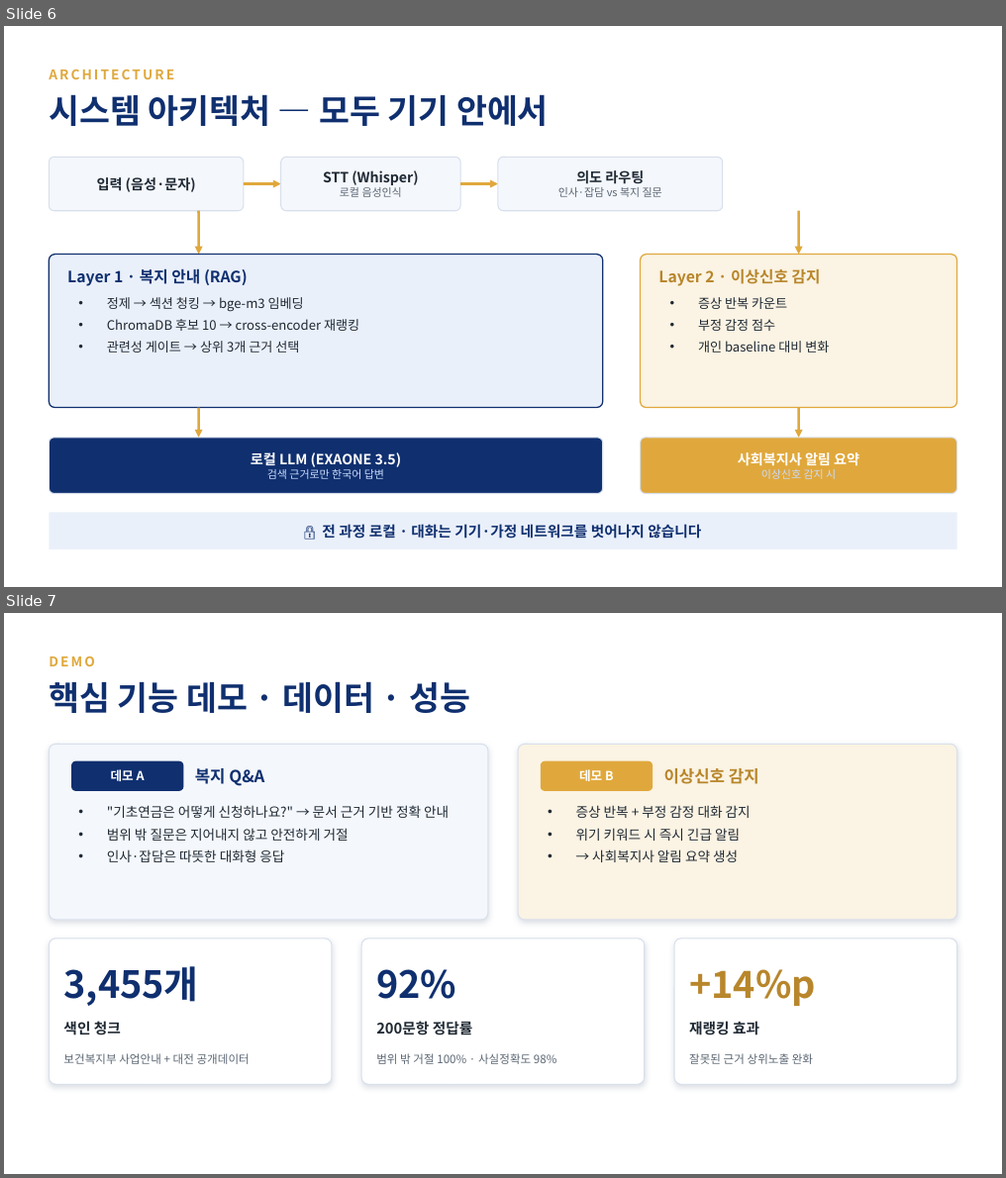
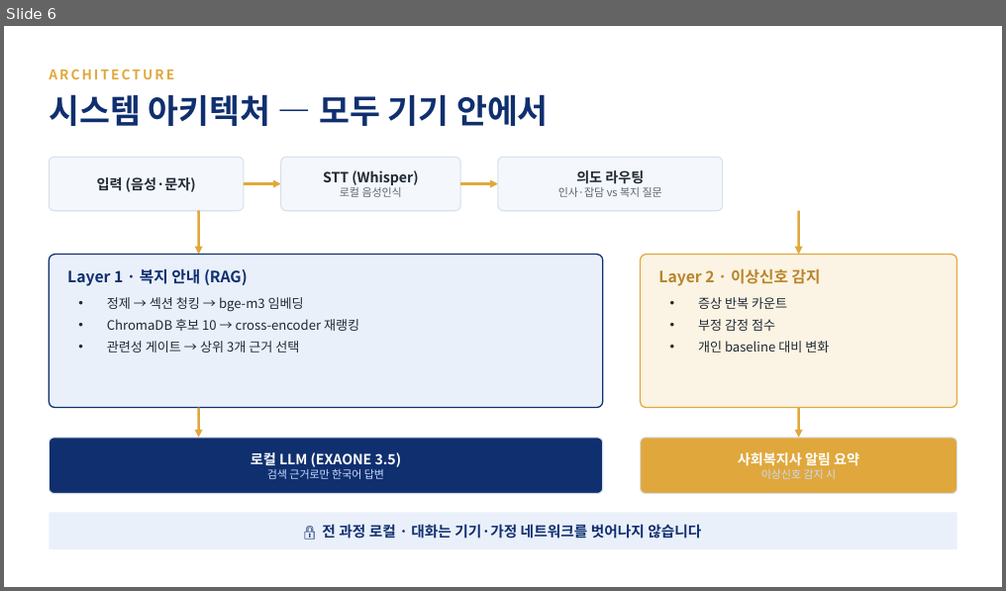
Before and after one commit to minthukyaw488-commits/ondevice_llm, a slide deck: docs/welfare_ai_10min.pptx. Shown one above the other, each under a label of ours: slides 6 and 7 before the commit, slide 6 after it. The pictures are 1006x1178 and 1006x591 pixels, drawn with LibreOffice and Linux fonts; fonts in the diff are those of the drawing. Boxes give left, top, right and bottom in pixels: in the first picture for what was removed or moved away, otherwise in the second. Text is boxed around its words. In the diff, an @@ line names an element or a change of style, - is before the commit and + after.

```diff
--- a/docs/welfare_ai_10min.pptx
+++ b/docs/welfare_ai_10min.pptx
@@ slide 7 removed at box(4, 613, 1002, 1174), background #FFFFFF @@
@@ text removed at box(49, 656, 95, 666) @@
-DEMO
@@ text removed at box(49, 681, 471, 713) @@
-핵심 기능 데모 · 데이터 · 성능
@@ rounded rectangle removed at box(49, 744, 488, 920) @@
@@ rounded rectangle removed at box(519, 744, 957, 920) @@
@@ rounded rectangle removed at box(71, 761, 183, 791) @@
@@ text removed at box(111, 769, 145, 781) @@
-데모 A
@@ text removed at box(195, 768, 264, 786) @@
-복지 Q&A
@@ rounded rectangle removed at box(541, 761, 653, 791) @@
@@ text removed at box(579, 769, 614, 781) @@
-데모 B
@@ text removed at box(664, 768, 759, 784) @@
-이상신호 감지
@@ text removed at box(107, 805, 449, 862) @@
-• "기초연금은 어떻게 신청하나요?" → 문서 근거 기반 정확 안내
-• 범위 밖 질문은 지어내지 않고 안전하게 거절
-• 인사·잡담은 따뜻한 대화형 응답
@@ text removed at box(576, 805, 750, 862) @@
-• 증상 반복 + 부정 감정 대화 감지
-• 위기 키워드 시 즉시 긴급 알림
-• → 사회복지사 알림 요약 생성
@@ rounded rectangle removed at box(49, 939, 332, 1084) @@
@@ rounded rectangle removed at box(361, 939, 645, 1084) @@
@@ rounded rectangle removed at box(675, 939, 957, 1084) @@
@@ text removed at box(63, 966, 198, 1006) @@
-3,455개
@@ text removed at box(376, 969, 456, 999) @@
-92%
@@ text removed at box(689, 969, 816, 1006) @@
-+14%p
@@ text removed at box(63, 1021, 121, 1036) @@
-색인 청크
@@ text removed at box(376, 1021, 473, 1036) @@
-200문항 정답률
@@ text removed at box(689, 1021, 759, 1036) @@
-재랭킹 효과
@@ text removed at box(63, 1054, 250, 1064) @@
-보건복지부 사업안내 + 대전 공개데이터
@@ text removed at box(376, 1054, 556, 1064) @@
-범위 밖 거절 100% · 사실정확도 98%
@@ text removed at box(689, 1054, 813, 1064) @@
-잘못된 근거 상위노출 완화
```
Also in this commit, not shown: 1 slide added.
